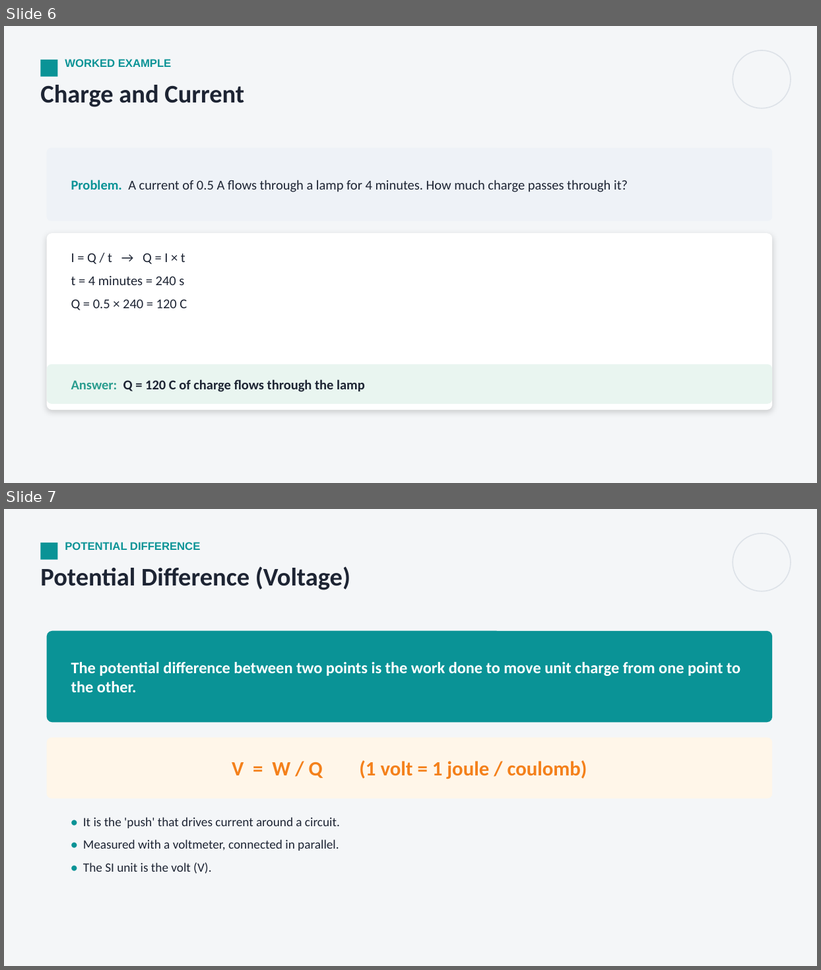
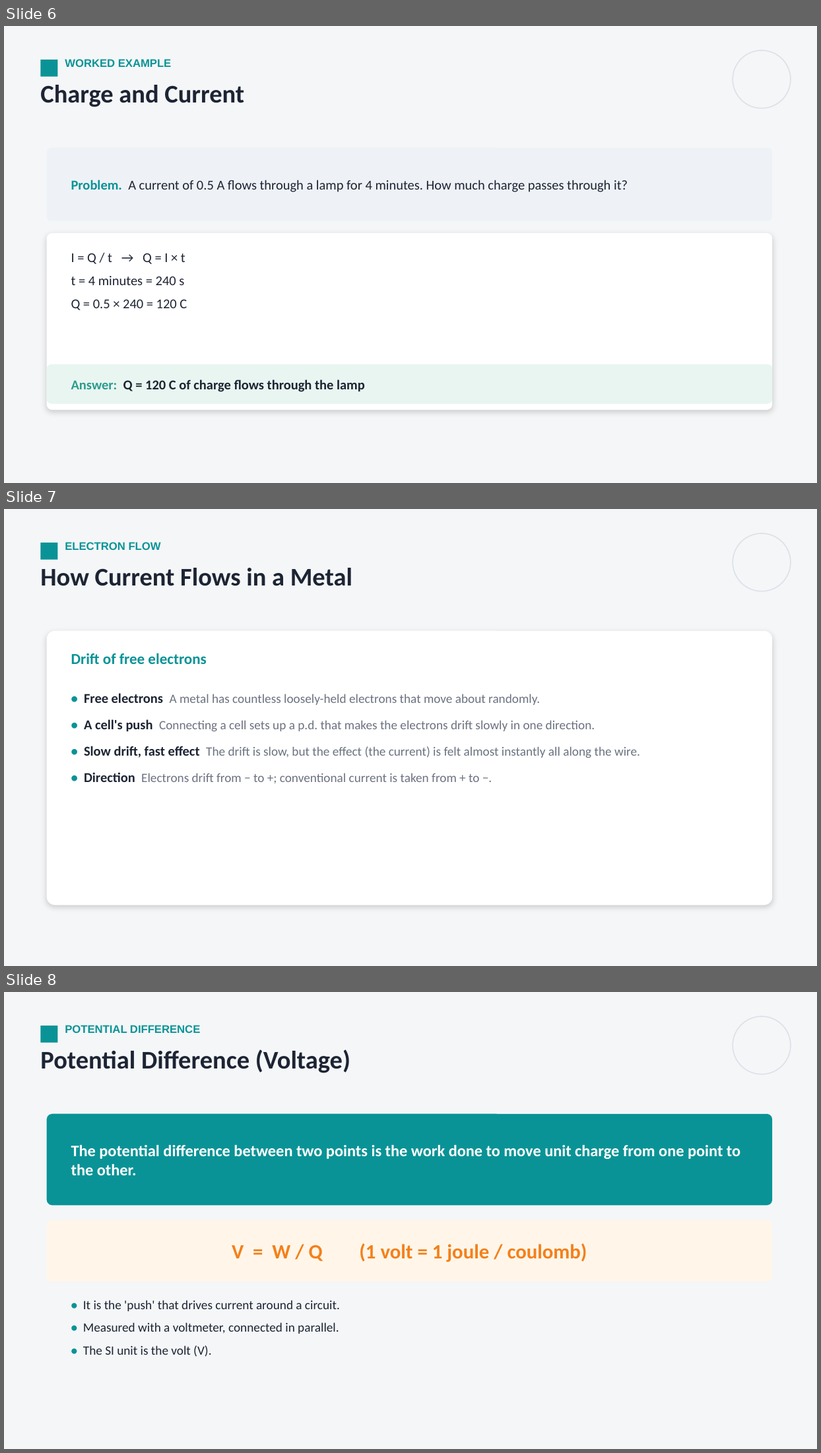
Before and after one commit to parmeshwars2911/MyFirstAR, a slide deck: ppt/Grade10/G10_S75_Current_Electricity_1.pptx. Shown one above the other, each under a label of ours: slides 6 and 7 before the commit, slides 6, 7 and 8 after it. The pictures are 821x970 and 821x1453 pixels, drawn with LibreOffice and Linux fonts; fonts in the diff are those of the drawing. Boxes give left, top, right and bottom in pixels: in the first picture for what was removed or moved away, otherwise in the second. Text is boxed around its words. In the diff, an @@ line names an element or a change of style, - is before the commit and + after.

```diff
--- a/ppt/Grade10/G10_S75_Current_Electricity_1.pptx
+++ b/ppt/Grade10/G10_S75_Current_Electricity_1.pptx
@@ slide 7 added at (x1=4, y1=509, x2=817, y2=966), background #F4F6F8 @@
@@ rectangle added at (x1=40, y1=543, x2=57, y2=560), fill #0A9396 @@
@@ text added at (x1=65, y1=542, x2=161, y2=550), 13 pt, text #0A9396, bold @@
+ELECTRON FLOW
@@ ellipse added at (x1=733, y1=533, x2=791, y2=591), outline #DDE2E8 1.25 pt @@
@@ text added at (x1=40, y1=568, x2=352, y2=586), 30 pt, text #1D2433, bold @@
+How Current Flows in a Metal
@@ rounded rectangle added at (x1=47, y1=631, x2=773, y2=906), fill #FFFFFF @@
@@ text added at (x1=71, y1=653, x2=206, y2=664), 18 pt, text #0A9396, bold @@
+Drift of free electrons
@@ text added at (x1=84, y1=693, x2=640, y2=782), 15 pt, text #6B7280 @@
+• Free electrons A metal has countless loosely-held electrons that move about randomly.
+• A cell's push Connecting a cell sets up a p.d. that makes the electrons drift slowly in one direction.
+• Slow drift, fast effect The drift is slow, but the effect (the current) is felt almost instantly all along the wire.
+• Direction Electrons drift from − to +; conventional current is taken from + to −.
@@ what was slide 7 is now slide 8 @@
```
Also in this commit, not shown: 1 slide changed, 4 other slides added, 3 other files.
